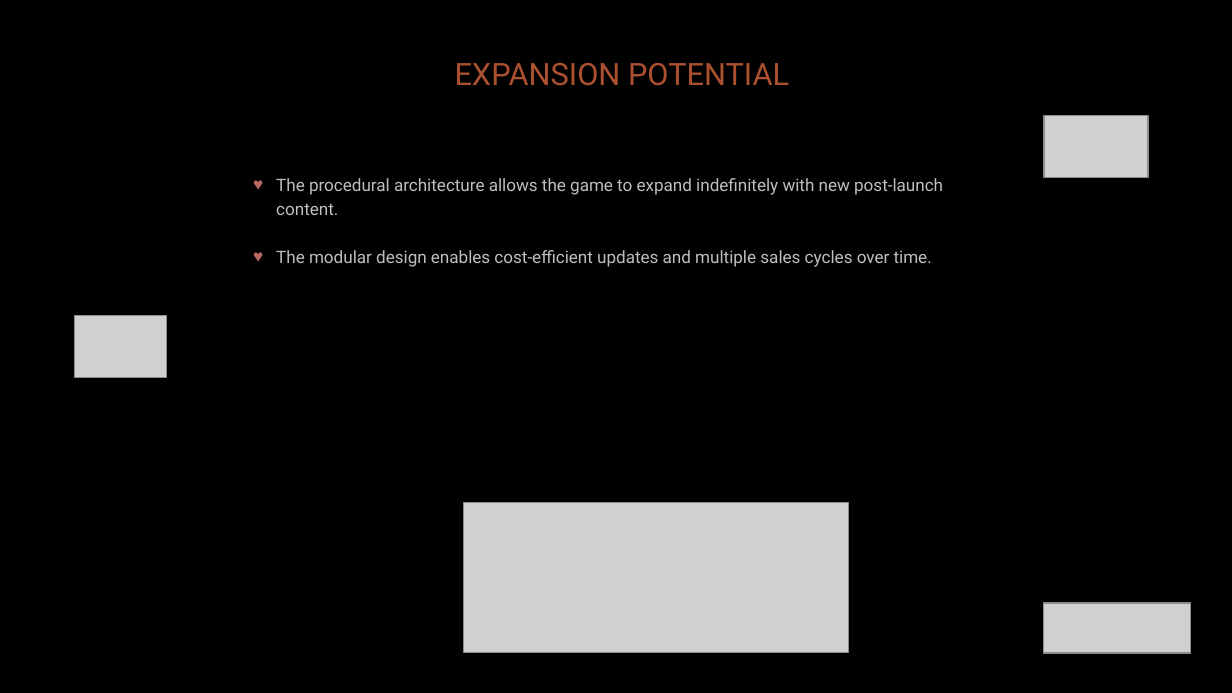
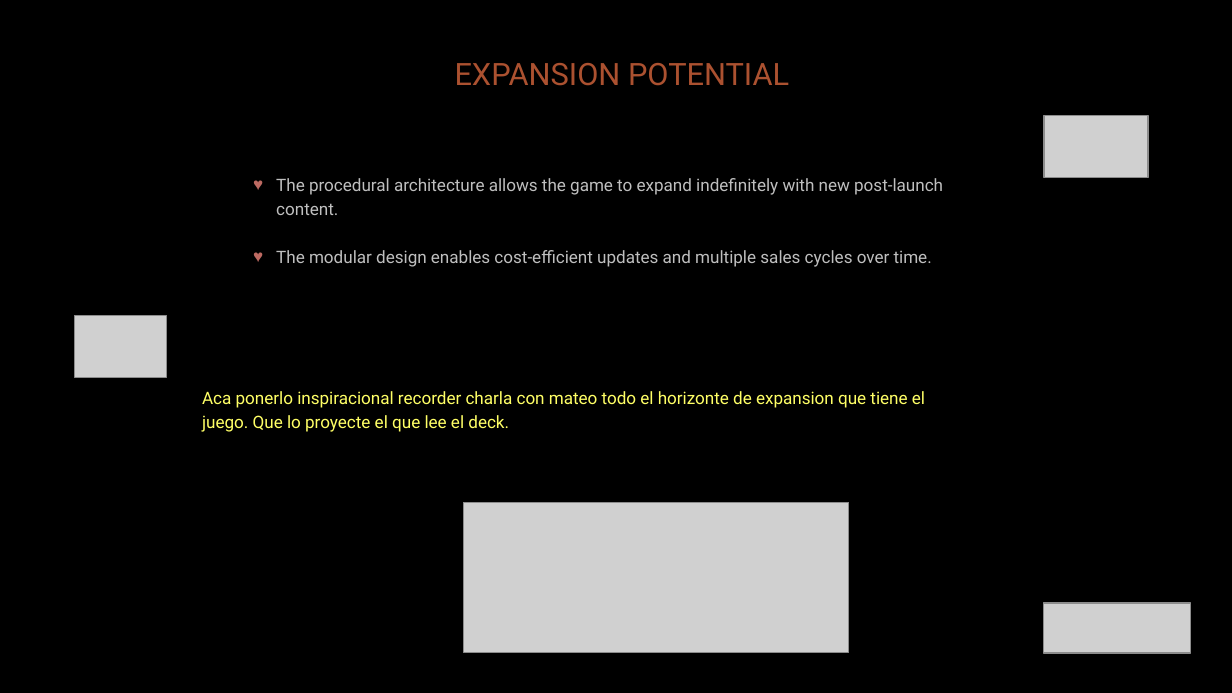
Before and after one commit to diegohcanepa/Remizione, a slide deck: slide 15 of Pitch Deck.pptx. Drawn at 1232x693 pixels with LibreOffice and Linux fonts; fonts in the diff are those of the drawing; grey boxes stand for pictures; background and template pictures are left out. Boxes give left, top, right and bottom in pixels: in the first picture for what was removed or moved away, otherwise in the second. Text is boxed around its words. In the diff, an @@ line names an element or a change of style, - is before the commit and + after.

```diff
--- a/Pitch Deck.pptx
+++ b/Pitch Deck.pptx
@@ text added at (202, 391, 925, 432), 10 pt, text #FFFF66 @@
+Aca ponerlo inspiracional recorder charla con mateo todo el horizonte de expansion que tiene el juego. Que lo proyecte el que lee el deck.
```
Also in this commit, not shown: 26 other files.
